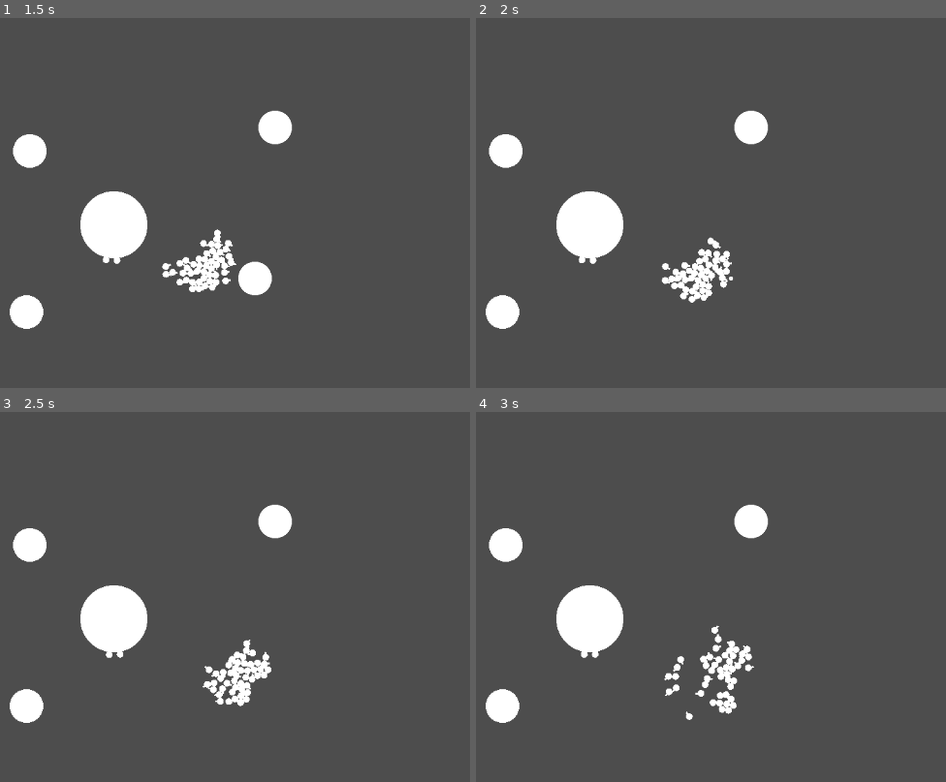
Above: before the commit, frames 1-4 (two rows, left to right).
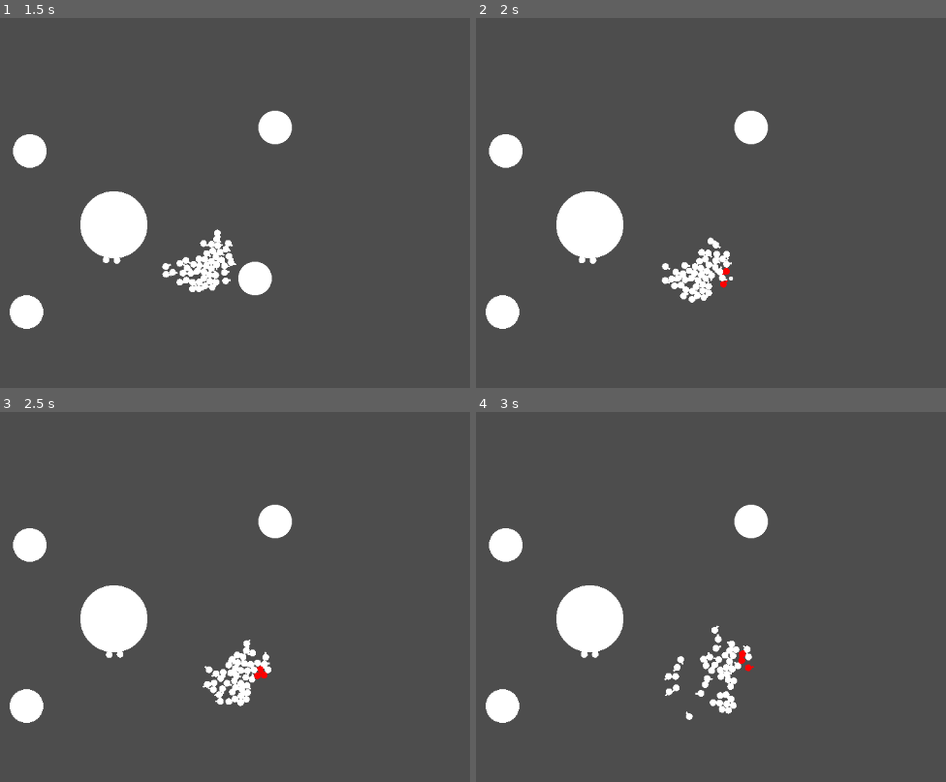
Above: after the commit, the same moments.

Repository: MalCaor/RucheTyr
Game: Godot game, scene res://Scene2d.tscn
Two runs of this game, one before a commit and one after it. Both use one fixed random seed, a clock stepped at 60 frames per second and the inputs below.
Inputs:
- Up to frame 1 (1.5 s): no input
- Up to frame 2 (2 s): no input
- Up to frame 3 (2.5 s): no input
- Up to frame 4 (3 s): no input

Frame 1 is identical in both runs. In frame 2, less than 0.1% of the frame differs, in the area x 51-55%, y 67-74%; in frame 3, less than 0.1%; in frame 4, less than 0.1%, in the area x 55-60%, y 64-71%.

Commit message:
les couleurs

Diff:
--- a/Tyr/hormagaunt.gd
+++ b/Tyr/hormagaunt.gd
@@ -47,7 +47,7 @@
 		zerg_maneuver()
 
 func state_change():
-	if self.nbr_current_nour >= nbr_nour_max:
+	if self.nbr_current_nour >= nbr_nour_max && self.nbr_current_nour!=0:
 		self.current_state = state_possible.return_ruche
 	elif self.list_body_to_approach:
 		self.current_state = state_possible.zerg
@@ -108,13 +108,15 @@
 	if body.type == "Nourriture":
 		body.eaten()
 		nbr_current_nour += 1
+		self.modulate = Color.RED
 	if body.type == "Ruche" && nbr_current_nour>0:
 		ruche_mere.give_Nour_to_Ruche(nbr_current_nour)
 		nbr_current_nour=0
+		self.modulate = Color.WHITE
 		var dx:float = ruche_mere.position.x - position.x
 		var dy:float = ruche_mere.position.y - position.y
 
-		var angle_to_ruche:Vector2 = Vector2(-dx,-dy).normalized()
+		var angle_to_ruche:Vector2 = -Vector2(dx,dy).normalized()
 		var angle_self:float = self.global_transform.x.angle_to(angle_to_ruche)
 		apply_torque_impulse(angle_self)
 
